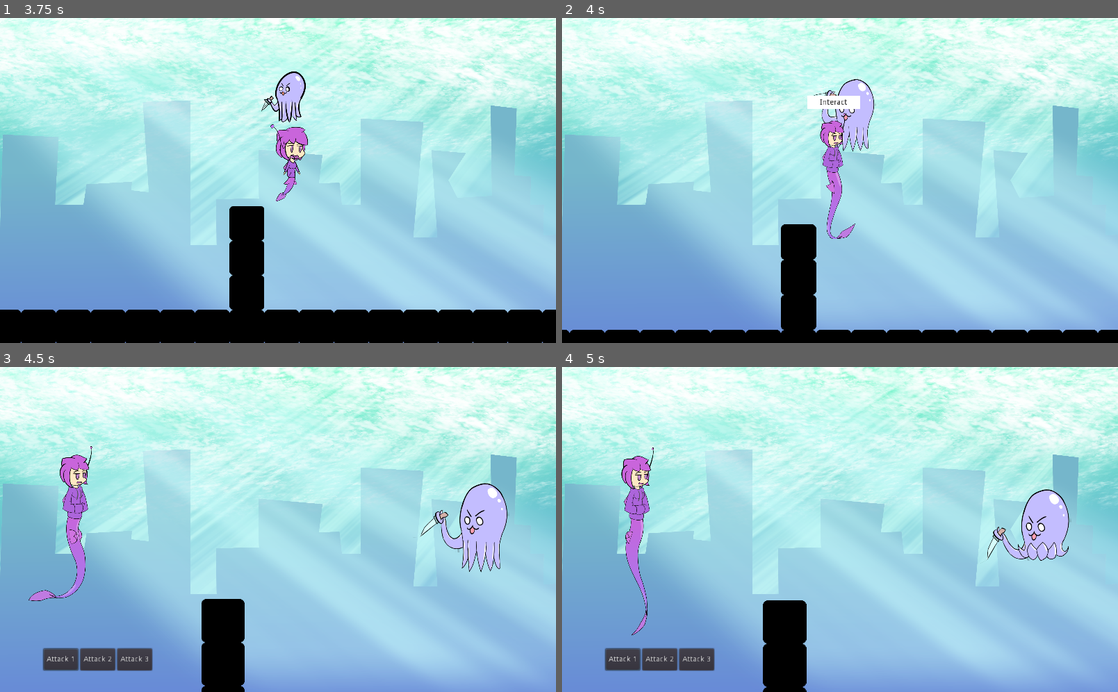
Above: before the commit, frames 1-4 (two rows, left to right).
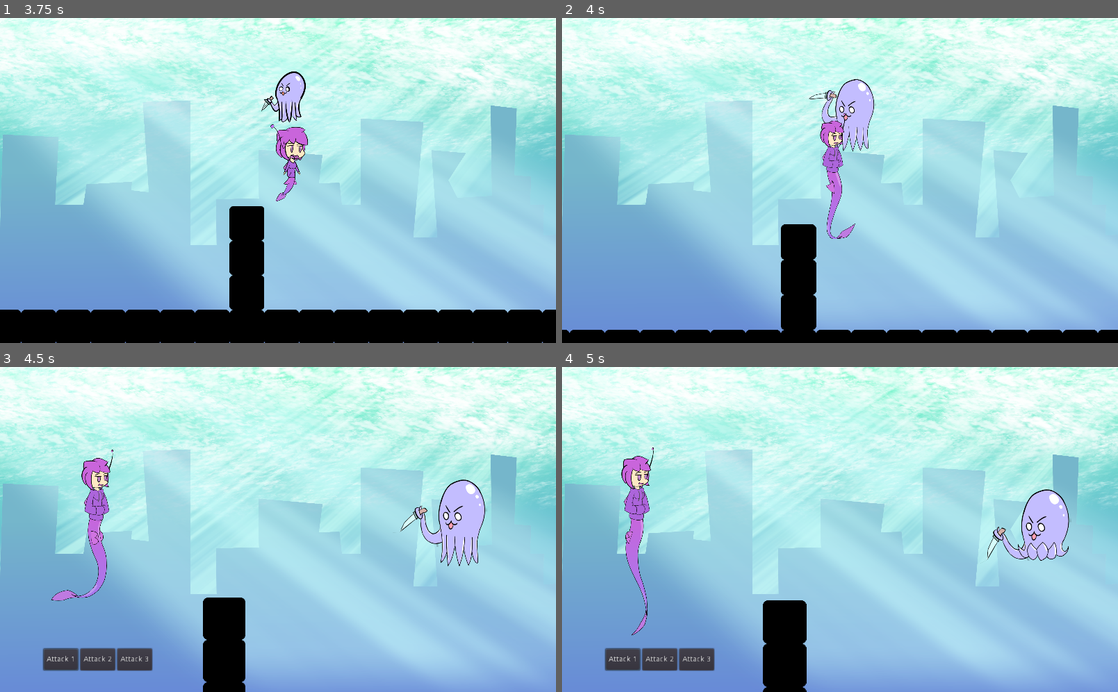
Above: after the commit, the same moments.

Repository: aak270/godot-cozy-game
Game: Godot game, scene res://src/scenes/StartScreen.tscn
Same seed, same stepped clock (60 frames per second), same inputs: the game is played once before the commit and once after it. The engine's default icon, where the game draws it, is replaced by a stand-in: a white triangle on a blue panel in a dark square.
Inputs (mouse positions are in pixels of both pictures, inside the frame that each line leads up to):
- Up to frame 1 (3.75 s): click "New Game" at 0.5 s; tap Enter (ui_accept) at 1.25, 2.1, 2.27, 2.57, 3.6 s; move the mouse to (400, 164) at 1.27 s; hold Right (ui_right) 1.28-2.03 s; hold Enter (ui_accept) 1.28-2.03 s; move the mouse to (166, 196) at 2.02 s; hold Down (ui_down) 2.03-2.78 s; move the mouse to (333, 109) at 2.77 s; hold Right (ui_right) 2.78-3.53 s; hold Enter (ui_accept) 2.78-3.53 s; move the mouse to (250, 245) at 3.52 s; hold Up (ui_up) from 3.53 s (still down)
- Up to frame 2 (4 s): keep holding Up (ui_up); tap Enter (ui_accept) at 3.77 s
- Up to frame 3 (4.5 s): tap Enter (ui_accept) at 4.07 s; move the mouse to (444, 578) at 4.27 s; release Up (ui_up) at 4.28 s; hold Left (ui_left) from 4.28 s (still down); hold Enter (ui_accept) from 4.28 s (still down)
- Up to frame 4 (5 s): keep holding Left (ui_left); keep holding Enter (ui_accept)

Frame 1 is identical in both runs. In frame 2, 0.4% of the frame differs, in the area x 44-54%, y 23-28%; in frame 3, 5.2%, in the area x 5-92%, y 24-100%; in frame 4, nothing differs.

Commit message:
add voices

Diff:
--- /dev/null
+++ b/src/GameController.gd
@@ -0,0 +1,56 @@
+extends Node
+
+enum GameState{
+	MOVE,
+	DIALOGUE,
+	COMBAT
+}
+
+var state = GameState.MOVE
+var enemy = null
+
+var _dialogue_has_combat = false
+
+onready var player: = $"../Player"
+
+onready var _combat_system: = $"../CombatSystem"
+onready var _dialogueplayer:  = $"../DialoguePlayer"
+
+func _ready() -> void:
+	randomize()
+
+	MusicController.fade_level_music()
+	AudioController.ambience_level()
+
+func _process(delta: float) -> void:
+	if state == GameState.MOVE:
+		player.move()
+
+func _input(event: InputEvent) -> void:
+	if event.is_action_pressed("ui_accept") and state == GameState.DIALOGUE:
+		_dialogueplayer.next_line()
+
+func start_dialogue(dialogues, is_enemy = null) -> void:
+	player.stop_movement()
+	player.interact.set_interact(false)
+
+	state = GameState.DIALOGUE
+	enemy = is_enemy
+
+	_dialogue_has_combat = false if is_enemy == null else true
+	_dialogueplayer.play(dialogues)
+
+func end_dialogue() -> void:
+	state = GameState.MOVE
+	_dialogueplayer.stop()
+
+	if _dialogue_has_combat:
+		start_combat()
+
+func start_combat() -> void:
+	MusicController.fade_battle_music()
+	AudioController.ambience_battle()
+
+	state = GameState.COMBAT
+	_combat_system.start()
+	player.start_combat()
--- a/src/characters/Enemy.gd
+++ b/src/characters/Enemy.gd
@@ -3,6 +3,9 @@
 class_name Enemy
 
 export var combat_position_path: NodePath
+export(Array, String, FILE, "*.wav") var voices_path
+
+var voices: = []
 
 var _combat_position: Node
 
@@ -17,12 +20,19 @@
 	_anim.play("Ov_Idle")
 	_combat_position = get_node(combat_position_path)
 
+	if voices_path.size() > 0:
+		var i := 0
+		voices.resize(voices_path.size())
+		for path in voices_path:
+			voices[i] = load(path)
+			i += 1
+
 func _get_configuration_warning() -> String:
 	return "Please assign Combat Position Path" if not combat_position_path else ""
 
 func interact() -> void:
 	_combat_system.set_enemy(self)
-	dialogue_player.play(_dialogues, true)
+	_game_controller.start_dialogue(_dialogues, self)
 
 func start_combat() -> void:
 	_batlle.visible = true
@@ -94,3 +104,9 @@
 
 	_tween.start()
 	yield(_tween, "tween_completed")
+
+func get_voice():
+	if voices_path.size() > 0:
+		return voices[int(rand_range(0, voices.size()))]
+	else:
+		return null
--- a/src/characters/NPC.gd
+++ b/src/characters/NPC.gd
@@ -5,7 +5,7 @@
 
 var _dialogues: = []
 
-onready var dialogue_player: = $"../DialoguePlayer"
+onready var _game_controller: = $"../GameController"
 
 func _ready() -> void:
 	var file = File.new()
@@ -14,7 +14,7 @@
 		_dialogues = parse_json(file.get_as_text())
 
 func interact() -> void:
-	dialogue_player.play(_dialogues)
+	_game_controller.start_dialogue(_dialogues)
 
 func on_exit() -> void:
-	dialogue_player.stop()
+	_game_controller.end_dialogue()
--- a/src/characters/Player/Player.gd
+++ b/src/characters/Player/Player.gd
@@ -1,9 +1,4 @@
 extends KinematicBody2D
-
-enum PlayerState{
-	MOVE,
-	COMBAT
-}
 
 export var speed: = 200
 export var accel: = 1500
@@ -12,19 +7,24 @@
 export var max_effort: = 100
 export var combat_position_path: NodePath
 
+export(Array, String, FILE, "*.wav") var voices_path
+
+var voices: = []
+
 var _direction: = Vector2.ZERO
 var _velocity: = Vector2.ZERO
 
 var _combat_position: Node
-var _state = PlayerState.MOVE
 
 onready var effort: = max_effort setget set_effort
+onready var interact: = $Interact
 onready var _remote_transform: = $RemoteTransform2D
 onready var _anime_manager: = $PlayerAnimMenager
 onready var _torso: = $Torso
 onready var _battle: = $Battle
 onready var _anim: = $AnimationPlayer
 onready var _tween: = $Tween
+onready var _game_controller: = $"../GameController"
 
 func set_effort(value: int) -> void:
 	effort = value
@@ -38,12 +38,12 @@
 	_battle.visible = false
 	_combat_position = get_node(combat_position_path)
 
-func _process(_delta: float) -> void:
-	if _state == PlayerState.MOVE:
-		_direction = Vector2.ZERO
-		_direction.x = Input.get_action_strength("ui_right") - Input.get_action_strength("ui_left")
-		_direction.y = Input.get_action_strength("ui_down") - Input.get_action_strength("ui_up")
-		_direction = _direction.normalized()
+	if voices_path.size() > 0:
+		var i := 0
+		voices.resize(voices_path.size())
+		for path in voices_path:
+			voices[i] = load(path)
+			i += 1
 
 func _physics_process(delta: float) -> void:
 	if _direction != Vector2.ZERO:
@@ -52,6 +52,12 @@
 		_velocity = _velocity.move_toward(Vector2.ZERO, friction * delta)
 
 	_velocity = move_and_slide(_velocity)
+
+func move() -> void:
+	_direction = Vector2.ZERO
+	_direction.x = Input.get_action_strength("ui_right") - Input.get_action_strength("ui_left")
+	_direction.y = Input.get_action_strength("ui_down") - Input.get_action_strength("ui_up")
+	_direction = _direction.normalized()
 
 func start_combat() -> void:
 	_battle.visible = true
@@ -71,16 +77,16 @@
 	_tween.start()
 	_anime_manager.combat()
 
-func can_move() -> bool:
-	return _state == PlayerState.MOVE
+func move_to() -> float:
+	return _direction.x
+
+func stop_movement() -> void:
+	_velocity = Vector2.ZERO
+	_direction = Vector2.ZERO
 
 func prepare_combat() -> void:
-	_velocity = Vector2.ZERO
-	_direction = Vector2.ZERO
-	_state = PlayerState.COMBAT
+	stop_movement()
 	_remote_transform.update_position = false
-
-	_battle
 
 func attack() -> void:
 	_tween.interpolate_property(
@@ -108,3 +114,9 @@
 
 	_tween.start()
 	yield(_tween, "tween_completed")
+
+func get_voice():
+	if voices_path.size() > 0:
+		return voices[int(rand_range(0, voices.size()))]
+	else:
+		return null
--- a/src/characters/Player/PlayerAnimMenager.gd
+++ b/src/characters/Player/PlayerAnimMenager.gd
@@ -10,9 +10,10 @@
 	playback.start("idleR")
 
 func _process(_delta):
-	if player.can_move() and Input.is_action_just_pressed("ui_left"):
+	var x = player.move_to()
+	if x < 0:
 		playback.travel("idle")
-	if player.can_move() and Input.is_action_just_pressed("ui_right"):
+	if x > 0:
 		playback.travel("idleR")
 
 func combat() -> void:
--- a/src/dialogues/DialoguePlayer.gd
+++ b/src/dialogues/DialoguePlayer.gd
@@ -1,56 +1,67 @@
 extends CanvasLayer
 
-export var playerInteract: NodePath
+export var text_speed: = 0.05
 
-var _player_interact: PlayerInteract = null
-var _on_dialogue = false
-var _current_index: = -1
+var _current_index: = 0
 var _dialogues: = []
-var _combat_dialogue: = false
+var _finished: = false
 
-onready var _panel: = $ColorRect
-onready var _dialogue_name: = $ColorRect/Name
-onready var _dialogue_message: = $ColorRect/Message
-onready var _combat_system: = $"../CombatSystem"
+onready var _panel: = $DialogBox
+onready var _dialogue_name: = $DialogBox/Name
+onready var _dialogue_message: = $DialogBox/Message
+onready var _timer: = $DialogBox/Timer
+onready var _game_controller: = $"../GameController"
+onready var _audio: = $AudioStreamPlayer
 
 func _ready() -> void:
+	_timer.wait_time = text_speed
 	_panel.hide()
-	_player_interact = get_node(playerInteract)
 
-func _input(event: InputEvent) -> void:
-	if _on_dialogue and event.is_action_pressed("ui_accept"):
-		next_line()
+func play(dialogue_list) -> void:
+	_dialogues = dialogue_list
+	_finished = false
 
-func play(json, is_enemy = false) -> void:
-	_player_interact.set_interact(false)
-
-	_on_dialogue = true
-	_dialogues = json
 	_panel.show()
-
-	if is_enemy:
-		_combat_dialogue = true;
-		next_line()
+	show_dialogue()
 
 func stop() -> void:
+	_audio.stop()
 	_panel.hide()
-	_player_interact.set_interact(true)
 
-	_on_dialogue = false
-	_current_index = -1
+	_current_index = 0
 	_dialogues = []
 
-	if _combat_dialogue:
-		_combat_dialogue = false
-		_combat_system.start()
-
 func next_line() -> void:
-	_current_index += 1
-	show_dialogue()
+	if _finished:
+		_audio.stop()
+		_current_index += 1
+		show_dialogue()
+	else:
+		_dialogue_message.visible_characters = len(_dialogue_message.text)
 
 func show_dialogue() -> void:
 	if _current_index >= len(_dialogues):
-		stop()
+		_game_controller.end_dialogue()
 	else:
+		_finished = false
+
 		_dialogue_name.text = _dialogues[_current_index]["name"]
 		_dialogue_message.text = _dialogues[_current_index]["text"]
+
+		_dialogue_message.visible_characters = 0
+		while _dialogue_message.visible_characters < len(_dialogue_message.text):
+			if _dialogue_name.text == "Player":
+				play_audio(_game_controller.player.get_voice())
+			elif _game_controller.enemy != null:
+				play_audio(_game_controller.enemy.get_voice())
+
+			_dialogue_message.visible_characters += 1
+			_timer.start()
+			yield(_timer, "timeout")
+
+		_finished = true
+
+func play_audio(stream) -> void:
+	if stream != null and !_audio.is_playing():
+		_audio.stream = stream
+		_audio.play()
--- a/src/objects/Rock.gd
+++ b/src/objects/Rock.gd
@@ -5,14 +5,14 @@
 
 var _first_interact: = true
 
-onready var dialogue_player: = $"../DialoguePlayer"
+onready var _game_controller: = $"../GameController"
 
 func interact() -> void:
 	if _first_interact:
-		dialogue_player.play([{"name": "Player", "text": first_text}])
+		_game_controller.start_dialogue([{"name": "Player", "text": first_text}])
 		_first_interact = false
 	else:
-		dialogue_player.play([{"name": "Player", "text": second_text}])
+		_game_controller.start_dialogue([{"name": "Player", "text": second_text}])
 
 func on_exit() -> void:
-	dialogue_player.stop()
+	_game_controller.end_dialogue()
--- a/src/scenes/Game.tscn
+++ b/src/scenes/Game.tscn
@@ -8,6 +8,7 @@
 [ext_resource path="res://src/objects/Rock.gd" type="Script" id=6]
 [ext_resource path="res://src/dialogues/DialoguePlayer.gd" type="Script" id=7]
 [ext_resource path="res://src/characters/NPC.gd" type="Script" id=8]
+[ext_resource path="res://src/GameController.gd" type="Script" id=9]
 [ext_resource path="res://src/ui/CombatSystem.gd" type="Script" id=10]
 [ext_resource path="res://src/characters/Enemy_7/Enemy_7.tscn" type="PackedScene" id=11]
 
@@ -314,6 +315,22 @@
 shader_param/color = Color( 0.6, 0.9, 0.9, 0.8 )
 shader_param/hdr = false
 shader_param/seed = 5.0
+
+[sub_resource type="Animation" id=24]
+resource_name = "anim"
+loop = true
+tracks/0/type = "value"
+tracks/0/path = NodePath(".:offset")
+tracks/0/interp = 1
+tracks/0/loop_wrap = true
+tracks/0/imported = false
+tracks/0/enabled = true
+tracks/0/keys = {
+"times": PoolRealArray( 0, 0.5 ),
+"transitions": PoolRealArray( 1, 1 ),
+"update": 0,
+"values": [ Vector2( 0, 0 ), Vector2( 0, -5 ) ]
+}
 
 [sub_resource type="ConvexPolygonShape2D" id=5]
 points = PoolVector2Array( 0, 0, 64, 0, 64, 64, 0, 64 )
@@ -399,9 +416,8 @@
 
 [node name="DialoguePlayer" type="CanvasLayer" parent="."]
 script = ExtResource( 7 )
-playerInteract = NodePath("../Player/Interact")
-
-[node name="ColorRect" type="ColorRect" parent="DialoguePlayer"]
+
+[node name="DialogBox" type="ColorRect" parent="DialoguePlayer"]
 anchor_left = 0.5
 anchor_top = 1.0
 anchor_right = 0.5
@@ -414,21 +430,49 @@
 "_edit_use_anchors_": false
 }
 
-[node name="Name" type="RichTextLabel" parent="DialoguePlayer/ColorRect"]
+[node name="Name" type="RichTextLabel" parent="DialoguePlayer/DialogBox"]
 modulate = Color( 0, 0, 0, 1 )
 margin_left = 8.0
 margin_top = 5.0
 margin_right = 128.0
 margin_bottom = 21.0
 text = "Name"
-
-[node name="Message" type="RichTextLabel" parent="DialoguePlayer/ColorRect"]
+__meta__ = {
+"_edit_use_anchors_": false
+}
+
+[node name="Message" type="RichTextLabel" parent="DialoguePlayer/DialogBox"]
 modulate = Color( 0, 0, 0, 1 )
 margin_left = 16.0
 margin_top = 24.0
 margin_right = 736.0
 margin_bottom = 72.0
 text = "Message"
+__meta__ = {
+"_edit_use_anchors_": false
+}
+
+[node name="Indicator" type="Polygon2D" parent="DialoguePlayer/DialogBox"]
+position = Vector2( 720, 80 )
+color = Color( 0.368627, 0.67451, 1, 1 )
+offset = Vector2( 0, -5 )
+polygon = PoolVector2Array( 0, 0, -16, -20, 16, -20 )
+
+[node name="AnimationPlayer" type="AnimationPlayer" parent="DialoguePlayer/DialogBox/Indicator"]
+autoplay = "anim"
+anims/anim = SubResource( 24 )
+
+[node name="PortraitL" type="Sprite" parent="DialoguePlayer/DialogBox"]
+
+[node name="PortraitR" type="Sprite" parent="DialoguePlayer/DialogBox"]
+position = Vector2( 752, 0 )
+
+[node name="Timer" type="Timer" parent="DialoguePlayer/DialogBox"]
+one_shot = true
+
+[node name="AudioStreamPlayer" type="AudioStreamPlayer" parent="DialoguePlayer"]
+mix_target = 2
+bus = "UI"
 
 [node name="CombatSystem" type="CanvasLayer" parent="."]
 script = ExtResource( 10 )
@@ -523,7 +567,9 @@
 
 [node name="Enemy_7" parent="." instance=ExtResource( 11 )]
 position = Vector2( 2528, 288 )
+dialogue_file = "res://src/dialogues/enemy_1_dialogue.json"
 combat_position_path = NodePath("../Camera2D/EnemyPosition")
+voices_path = [ "res://src/audio/voices/godot_cozy_game_voice_blip_enemy_1_1.wav", "res://src/audio/voices/godot_cozy_game_voice_blip_enemy_1_2.wav", "res://src/audio/voices/godot_cozy_game_voice_blip_enemy_1_3.wav" ]
 
 [node name="Enemy_7_2" parent="." instance=ExtResource( 11 )]
 position = Vector2( 688, 232 )
@@ -533,9 +579,13 @@
 position = Vector2( 384, 256 )
 z_index = 5
 combat_position_path = NodePath("../Camera2D/PlayerPosition")
+voices_path = [ "res://src/audio/voices/godot_cozy_game_voice_blip_mc_default_1_v3.wav", "godot_cozy_game_voice_blip_mc_default_2_v3.wav", "godot_cozy_game_voice_blip_mc_default_3_v3.wav", "godot_cozy_game_voice_blip_mc_default_4_v3.wav", "godot_cozy_game_voice_blip_mc_default_5_v3.wav" ]
 
 [node name="PlayerAnimMenager" parent="Player" index="7"]
 parameters/StateMachine/playback = SubResource( 23 )
+
+[node name="GameController" type="Node" parent="."]
+script = ExtResource( 9 )
 
 [connection signal="pressed" from="CombatSystem/ButtonContainer/Button1" to="CombatSystem" method="_on_Button1_pressed"]
 [connection signal="pressed" from="CombatSystem/ButtonContainer/Button2" to="CombatSystem" method="_on_Button2_pressed"]
--- a/src/ui/CombatSystem.gd
+++ b/src/ui/CombatSystem.gd
@@ -45,7 +45,6 @@
 	add_child(tween)
 	tween.start()
 
-	_player.start_combat()
 	_enemy.start_combat()
 
 	yield(tween, "tween_completed")
Not shown: 1 places in src/scenes/Game.tscn that only renumber resources
